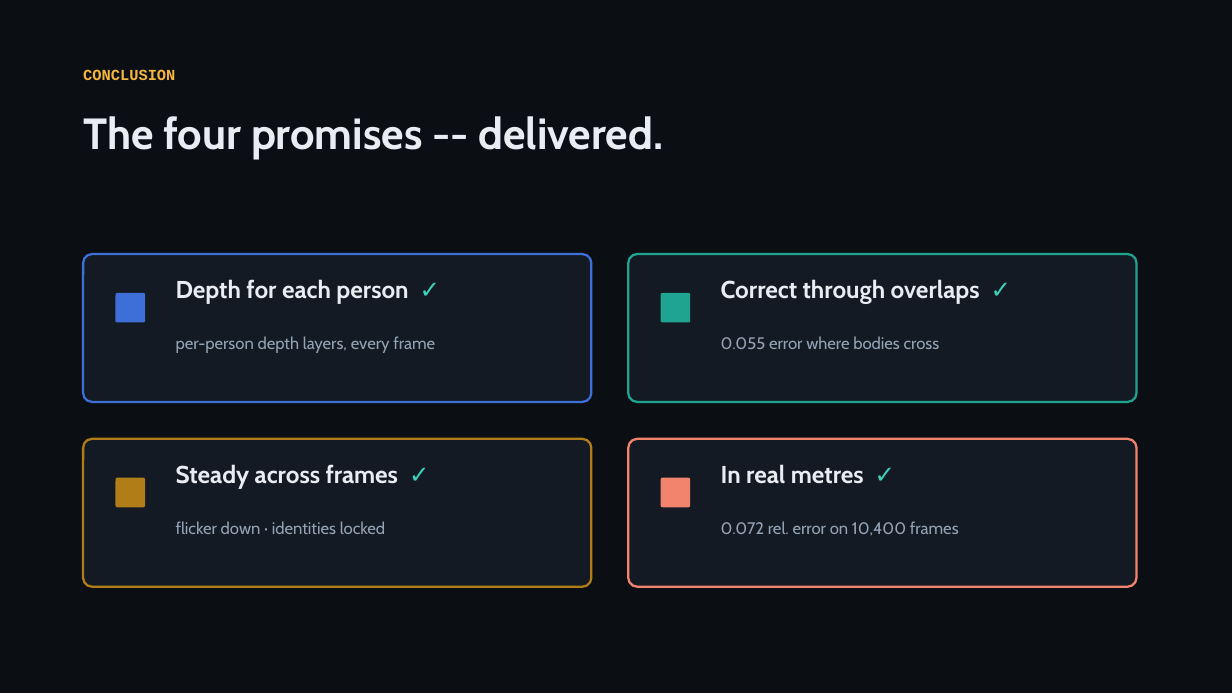
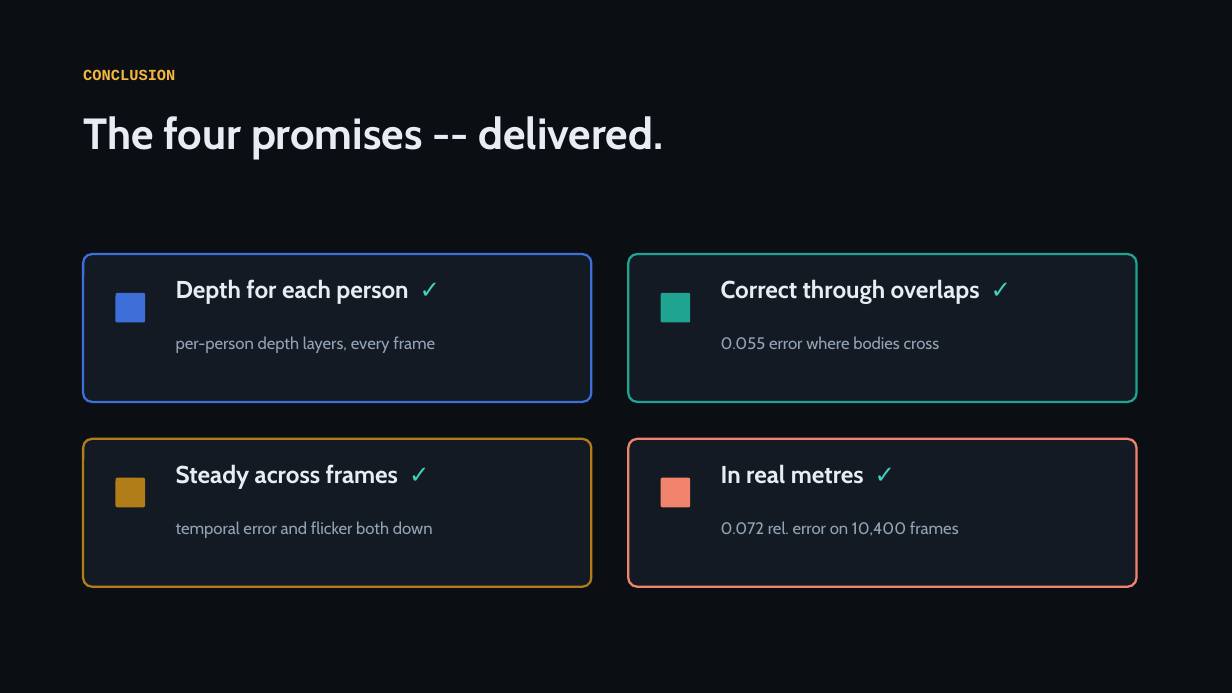
Before and after one commit to KSJanjua/ProCodes, a slide deck: slide 14 of docs/presentation/instancedepth-journey.pptx. Drawn at 1232x693 pixels with LibreOffice and Linux fonts; fonts in the diff are those of the drawing. Boxes give left, top, right and bottom in pixels: in the first picture for what was removed or moved away, otherwise in the second. Text is boxed around its words. In the diff, an @@ line names an element or a change of style, - is before the commit and + after.

```diff
--- a/docs/presentation/instancedepth-journey.pptx
+++ b/docs/presentation/instancedepth-journey.pptx
@@ text at (x1=176, y1=521, x2=433, y2=538): text changed @@
-flicker down · identities locked
+temporal error and flicker both down
```
Also in this commit, not shown: 7 other slides changed, 1 slide added, 1 slide removed, 1 other file.
